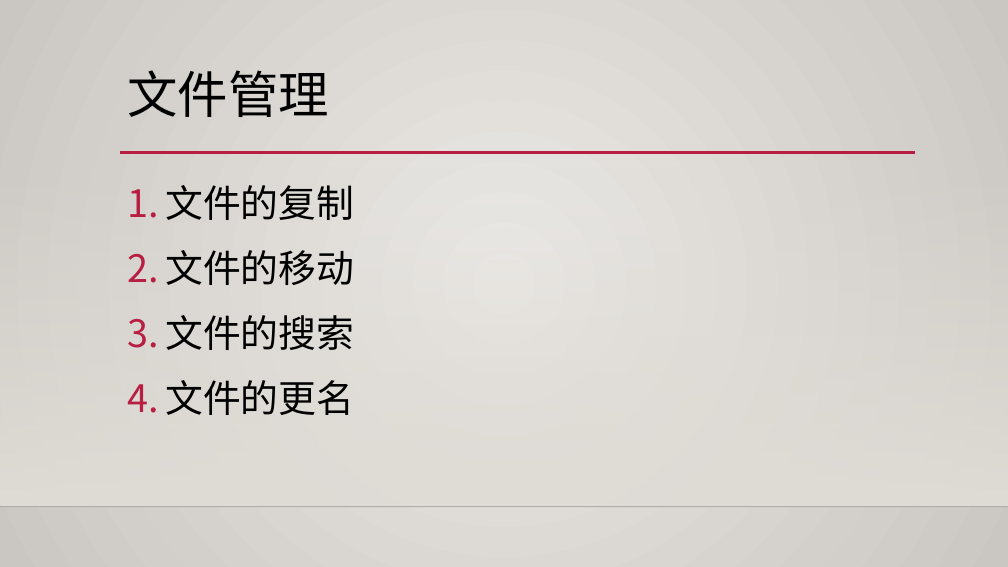
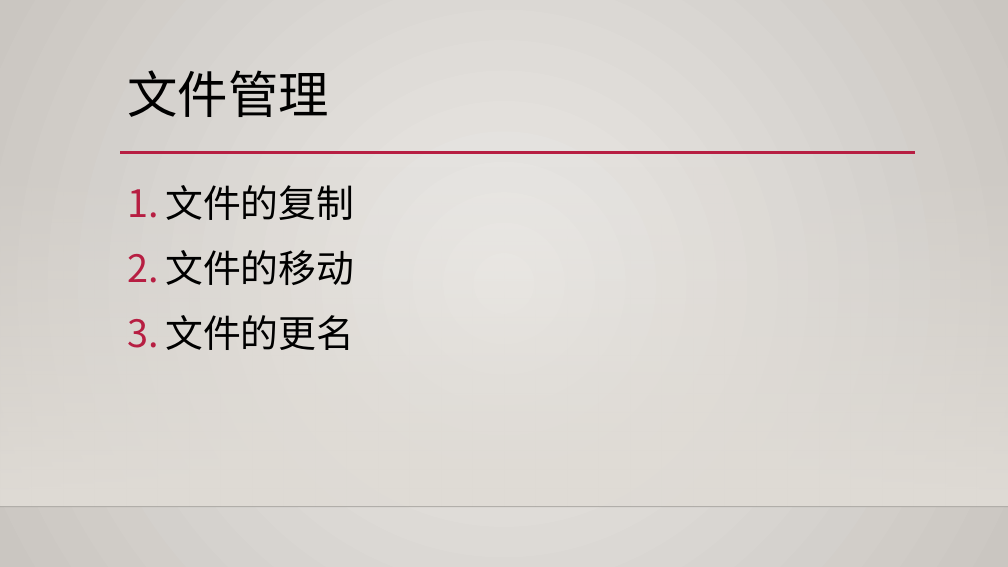
Before and after one commit to wuhaixu2016/xv6_OS, a slide deck: slide 9 of report/shell改进.pptx. Drawn at 1008x567 pixels with LibreOffice and Linux fonts; fonts in the diff are those of the drawing; background and template pictures are left out. Boxes give left, top, right and bottom in pixels: in the first picture for what was removed or moved away, otherwise in the second. Text is boxed around its words. In the diff, an @@ line names an element or a change of style, - is before the commit and + after.

Commit message:
update

```diff
--- a/report/shell改进.pptx
+++ b/report/shell改进.pptx
@@ text at <box>165,315,354,350</box>: paragraph removed @@
-3. 文件的搜索
```
Also in this commit, not shown: 1 slide removed.
